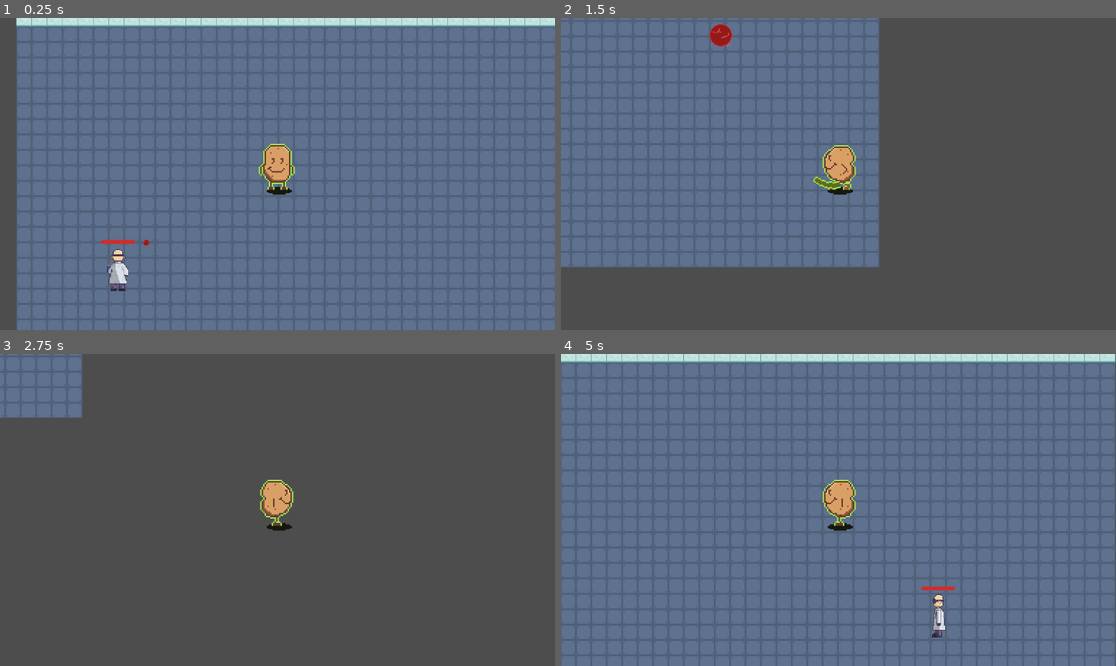
Above: before the commit, frames 1-4 (two rows, left to right).
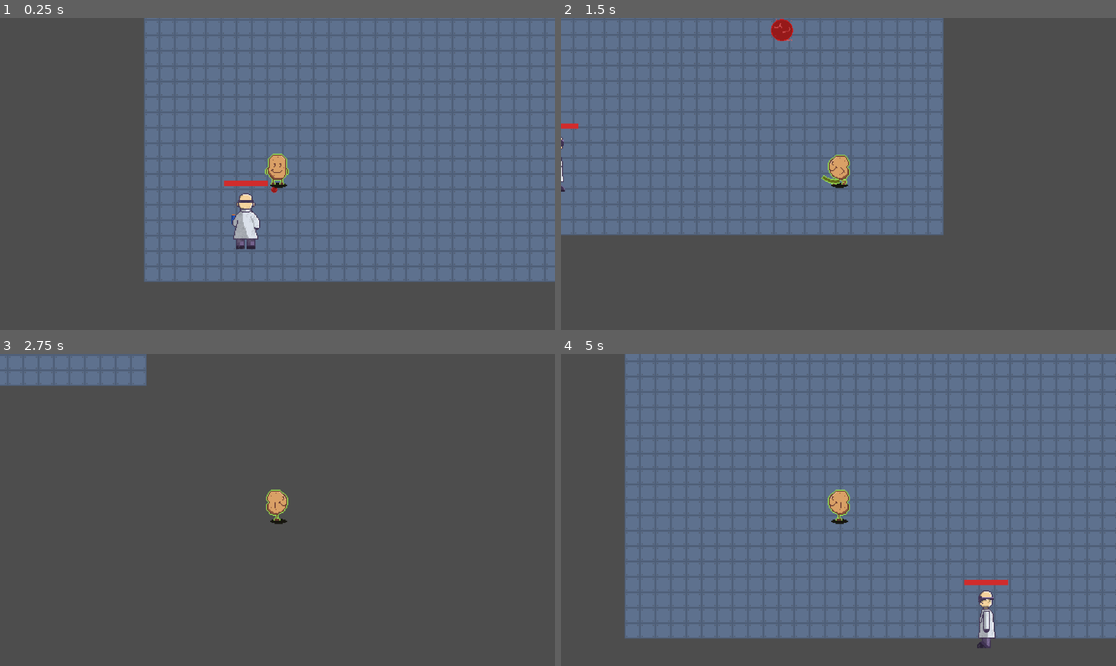
Above: after the commit, the same moments.

Repository: jaredazorbacay/mutato
Game: Godot game, scene res://scenes/main.tscn
Same seed, same stepped clock (60 frames per second), same inputs: the game is played once before the commit and once after it.
Inputs (mouse positions are in pixels of both pictures, inside the frame that each line leads up to):
- Up to frame 1 (0.25 s): no input
- Up to frame 2 (1.5 s): move the mouse to (960, 158) at 0.52 s; hold D (right) 0.53-1.28 s; click (960, 158) at 0.67 s; move the mouse to (727, 189) at 1.27 s; hold S (down) from 1.28 s (still down); click (727, 189) at 1.42 s
- Up to frame 3 (2.75 s): move the mouse to (333, 441) at 2.02 s; release S (down) at 2.03 s; hold D (right) from 2.03 s (still down); click (333, 441) at 2.17 s
- Up to frame 4 (5 s): move the mouse to (810, 572) at 2.77 s; release D (right) at 2.78 s; hold W (up) 2.78-3.53 s; click (810, 572) at 2.92 s; move the mouse to (1005, 556) at 3.52 s; hold A (left) from 3.53 s (still down); click (1005, 556) at 3.67 s; move the mouse to (672, 463) at 4.27 s; click (672, 463) at 4.42 s

The runs differ from the first frame. In frame 1, 39% of the frame differs, in the area x 2-100%, y 0-100%; in frame 2, 16%; in frame 3, 3.3%; in frame 4, 24%.

Commit message:
clean up

Diff:
--- a/scenes/main.tscn
+++ b/scenes/main.tscn
@@ -91,6 +91,7 @@
 
 [node name="Player" parent="." unique_id=1883848433 instance=ExtResource("2_0wfyh")]
 position = Vector2(-6, -29)
+scale = Vector2(2, 2)
 collision_layer = 2
 collision_mask = 7
 
@@ -99,4 +100,4 @@
 
 [node name="Enemy" parent="." unique_id=1749521585 instance=ExtResource("3_sugp2")]
 position = Vector2(-365, 160)
-scale = Vector2(3, 3)
+scale = Vector2(4, 4)
--- /dev/null
+++ b/scenes/rooms/pantry.tscn
@@ -0,0 +1,6 @@
+[gd_scene format=3 uid="uid://b2lynukwiwi54"]
+
+[sub_resource type="TileSet" id="TileSet_h6i46"]
+
+[node name="pantry" type="TileMapLayer" unique_id=1782639568]
+tile_set = SubResource("TileSet_h6i46")
--- a/scripts/player.gd
+++ b/scripts/player.gd
@@ -75,7 +75,6 @@
 	await get_tree().create_timer(0.2).timeout
 
 	var bodies: Array = $Whip/Area2D.get_overlapping_bodies()
-	print(bodies)
 	for body in bodies:
 		body.take_damage(50)
 
--- a/scripts/scientist_bullet.gd
+++ b/scripts/scientist_bullet.gd
@@ -6,7 +6,6 @@
 
 
 func fire(direct, spd):
-	print(direct)
 	direction = direct
 	speed = spd
 	fired = true
